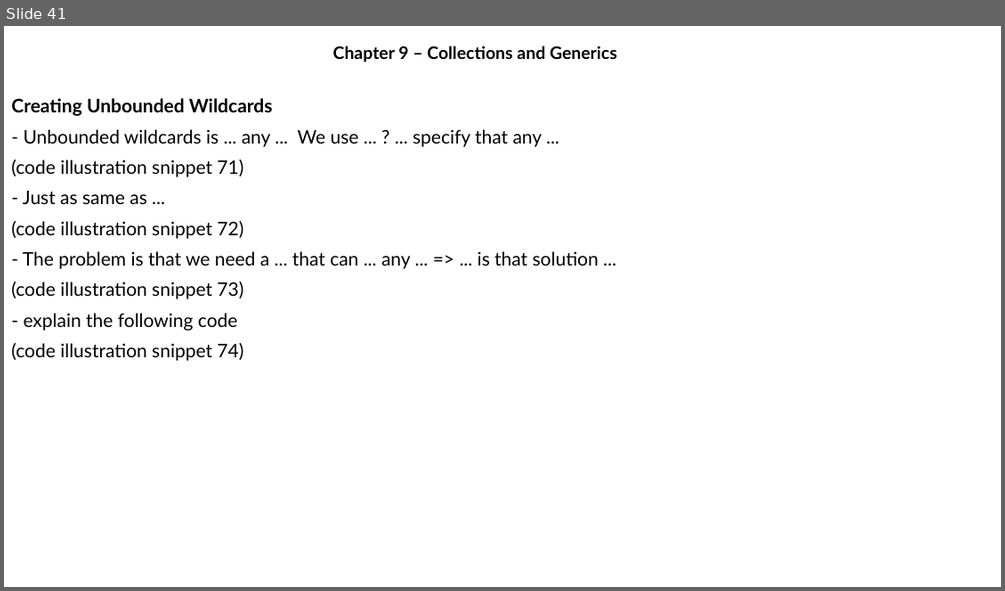
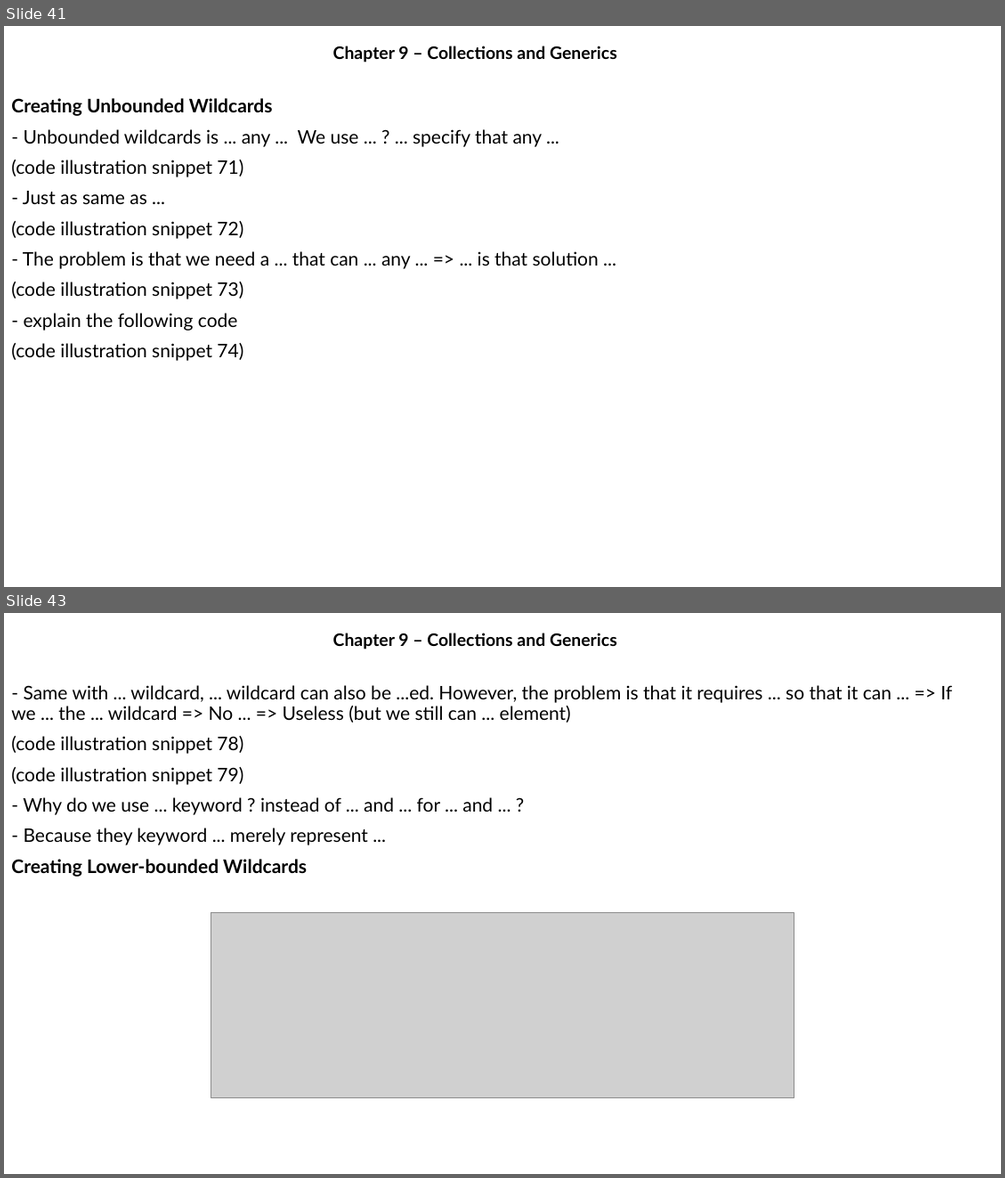
Before and after one commit to MaiDinhVinh/CS-Java, a slide deck: OCP17/Chapter 9 - Collections and Generics.pptx. Shown one above the other, each under a label of ours: slide 41 before the commit, slides 41 and 43 after it; the slides between them are not shown. The pictures are 1005x591 and 1005x1178 pixels, drawn with LibreOffice and Linux fonts; fonts in the diff are those of the drawing; grey boxes stand for pictures. Boxes give left, top, right and bottom in pixels: in the first picture for what was removed or moved away, otherwise in the second. Text is boxed around its words. In the diff, an @@ line names an element or a change of style, - is before the commit and + after.

```diff
--- a/OCP17/Chapter 9 - Collections and Generics.pptx
+++ b/OCP17/Chapter 9 - Collections and Generics.pptx
@@ slide 43 added at [4,613,1001,1174], background #FFFFFF @@
@@ subtitle added at [333,633,617,649], 16.6 pt, text #000000, bold @@
+Chapter 9 – Collections and Generics
@@ text added at [11,685,952,876], 18 pt, text #000000 @@
+- Same with ... wildcard, ... wildcard can also be ...ed. However, the problem is that it requires ... so that it can ... => If we ... the ... wildcard => No ... => Useless (but we still can ... element)
+(code illustration snippet 78)
+(code illustration snippet 79)
+- Why do we use ... keyword ? instead of ... and ... for ... and ... ?
+- Because they keyword ... merely represent ...
+Creating Lower-bounded Wildcards
@@ picture added at [211,913,793,1097] @@
```
Also in this commit, not shown: 1 slide changed, 3 other slides added.
